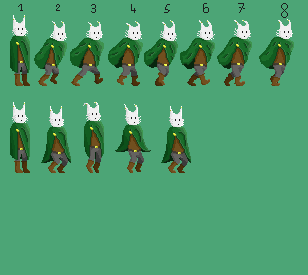
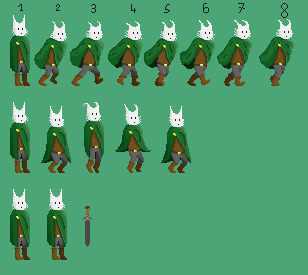
Two versions of the same layered image (308×275). Layer-by-layer changes:
added layer "Arme" above "Déplacement" over [83, 206, 92, 247]
added layer "Attaque 1 Pose 2" above "Attaque 1 Pose 1" over [47, 189, 67, 260]
added layer "Attaque 1 Pose 1" above "Dague" over [10, 189, 30, 260]
